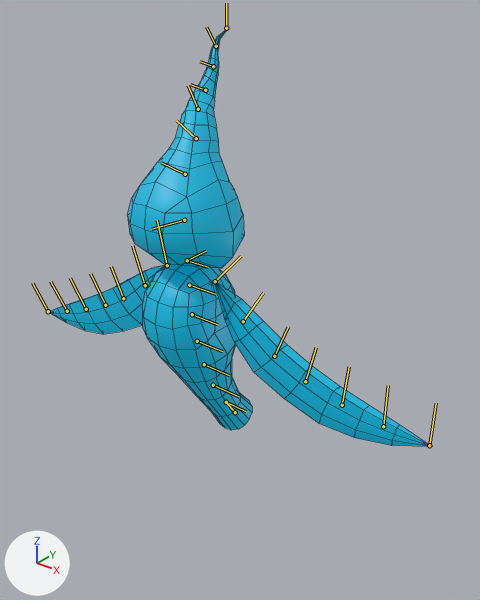
The FBX model Daydreamer_Art/Characters/wisp/exports/wisp_idle.fbx as it was, and as the next commit left it.
Camera for both pictures: a camera (50 mm lens) standing at (0.375, -0.398, 1.027) and looking at (0.023, 0.042, 0.755). Every picture has the same lights, and +X, +Y and +Z are marked at lower left. Both versions are drawn at frame 71 of the action 'wisp_idle'; the numbers are the values there. The bones that bend it are drawn over the model as lines. Mesh edges are drawn as thin lines.

In view in the first picture: 'wisp_geo'.
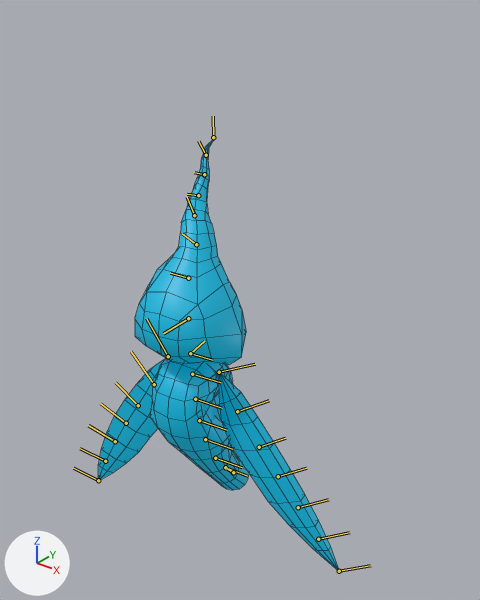
Pixel boxes (x1, y1, x2, y2) of what changed, in the pictures (480 x 600 px):
'wisp_geo', posed (37% narrower): before (48, 29, 432, 447); after (98, 138, 340, 572)
bone 'joint_root', root to tip: before (187, 260) to (206, 251); after (190, 353) to (204, 341)
bone 'botjoint2', root to tip: before (189, 285) to (215, 294); after (192, 374) to (220, 382)
bone 'botjoint6', root to tip: before (213, 385) to (238, 396); after (215, 458) to (242, 467)
bone 'botjoint7', root to tip: before (226, 402) to (246, 411); after (225, 467) to (246, 475)
bone 'armJointL', root to tip: before (215, 281) to (241, 256); after (219, 372) to (255, 364)
bone 'armJointL1', root to tip: before (243, 321) to (263, 292); after (237, 411) to (269, 400)
bone 'armJointL2', root to tip: before (274, 356) to (288, 327); after (259, 447) to (285, 438)
bone 'armJointL3', root to tip: before (305, 381) to (316, 347); after (278, 476) to (306, 468)
bone 'armJointL4', root to tip: before (342, 405) to (349, 366); after (298, 507) to (328, 499)
bone 'armJointL5', root to tip: before (383, 426) to (388, 385); after (318, 539) to (349, 532)
bone 'armjointR', root to tip: before (167, 265) to (157, 220); after (168, 356) to (146, 318)
bone 'armjointR2', root to tip: before (123, 298) to (111, 266); after (138, 405) to (115, 382)
bone 'armjointR3', root to tip: before (105, 305) to (90, 273); after (126, 423) to (100, 403)
bone 'armjointR4', root to tip: before (86, 309) to (70, 278); after (115, 441) to (88, 425)
bone 'armjointR5', root to tip: before (67, 311) to (50, 281); after (105, 461) to (80, 448)

The change, as a list of edits to the scene's bpy script:
```text
Change bone_joint_root:
    where bone_joint_root = bpy.data.objects['joints'].pose.bones['joint_root']
    bone_joint_root.location: (2.0, 0.1, 0.0) -> (-7.5, -0.2, 0.0)
    bone_joint_root.rotation_quaternion: (1.0, 0.0, 0.0, 0.0) -> (0.996, 0.084, 0.003, 0.0)  # degrees (0, 0, 0) -> degrees (10, 0, 0)
Change bone_botjoint2:
    where bone_botjoint2 = bpy.data.objects['joints'].pose.bones['botjoint2']  # child of 'botjoint1'
    bone_botjoint2.location: (0.0, 0.0, -0.2) -> (0.0, 0.0, -0.3)
    bone_botjoint2.rotation_quaternion: (0.999, 0.0, 0.039, 0.0) -> (0.999, 0.0, 0.054, 0.0)  # degrees (0, 4, 0) -> degrees (0, 6, 0)
Change bone_botjoint6:
    where bone_botjoint6 = bpy.data.objects['joints'].pose.bones['botjoint6']  # child of 'botjoint5'
    bone_botjoint6.location: (0.1, 0.0, 0.0) -> (1.0, 0.0, 0.0)
    bone_botjoint6.rotation_quaternion: (0.999, 0.0, 0.053, 0.0) -> (0.998, 0.0, 0.063, 0.0)  # degrees (0, 6, 0) -> degrees (0, 7, 0)
Change bone_botjoint7:
    where bone_botjoint7 = bpy.data.objects['joints'].pose.bones['botjoint7']  # child of 'botjoint6'
    bone_botjoint7.rotation_quaternion: (0.999, 0.0, 0.053, 0.0) -> (0.998, 0.0, 0.065, 0.0)  # degrees (0, 6, 0) -> degrees (0, 8, 0)
Change bone_armjointl:
    where bone_armjointl = bpy.data.objects['joints'].pose.bones['armJointL']  # child of 'joint_root'
    bone_armjointl.rotation_quaternion: (0.971, 0.0, 0.0, -0.239) -> (0.918, 0.0, 0.0, -0.397)  # degrees (0, 0, -28) -> degrees (0, 0, -47)
Change bone_armjointl1:
    where bone_armjointl1 = bpy.data.objects['joints'].pose.bones['armJointL1']  # child of 'armJointL'
    bone_armjointl1.rotation_quaternion: (1.0, 0.0, 0.0, 0.031) -> (1.0, 0.0, 0.0, 0.0)  # degrees (0, 0, 4) -> degrees (0, 0, 0)
Change bone_armjointl2:
    where bone_armjointl2 = bpy.data.objects['joints'].pose.bones['armJointL2']  # child of 'armJointL1'
    bone_armjointl2.rotation_quaternion: (0.999, 0.0, 0.0, 0.032) -> (0.999, 0.0, 0.0, -0.041)  # degrees (0, 0, 4) -> degrees (0, 0, -5)
Change bone_armjointl3:
    where bone_armjointl3 = bpy.data.objects['joints'].pose.bones['armJointL3']  # child of 'armJointL2'
    bone_armjointl3.rotation_quaternion: (0.999, 0.0, 0.0, 0.033) -> (0.999, 0.0, 0.0, -0.038)  # degrees (0, 0, 4) -> degrees (0, 0, -4)
Change bone_armjointl4:
    where bone_armjointl4 = bpy.data.objects['joints'].pose.bones['armJointL4']  # child of 'armJointL3'
    bone_armjointl4.rotation_quaternion: (0.999, 0.0, 0.0, 0.034) -> (1.0, 0.0, 0.0, -0.031)  # degrees (0, 0, 4) -> degrees (0, 0, -4)
Change bone_armjointl5:
    where bone_armjointl5 = bpy.data.objects['joints'].pose.bones['armJointL5']  # child of 'armJointL4'
    bone_armjointl5.rotation_quaternion: (0.999, 0.0, 0.0, 0.034) -> (1.0, 0.0, 0.0, -0.021)  # degrees (0, 0, 4) -> degrees (0, 0, -2)
Change bone_armjointr:
    where bone_armjointr = bpy.data.objects['joints'].pose.bones['armjointR']  # child of 'joint_root'
    bone_armjointr.rotation_quaternion: (0.97, 0.0, 0.0, 0.242) -> (0.913, 0.0, 0.0, 0.407)  # degrees (0, 0, 28) -> degrees (0, 0, 48)
Change bone_armjointr2:
    where bone_armjointr2 = bpy.data.objects['joints'].pose.bones['armjointR2']  # child of 'armjointR1'
    bone_armjointr2.rotation_quaternion: (1.0, 0.0, 0.0, 0.0) -> (0.998, 0.0, 0.0, 0.069)  # degrees (0, 0, 0) -> degrees (0, 0, 8)
Change bone_armjointr3:
    where bone_armjointr3 = bpy.data.objects['joints'].pose.bones['armjointR3']  # child of 'armjointR2'
    bone_armjointr3.rotation_quaternion: (1.0, 0.0, 0.0, 0.0) -> (0.998, 0.0, 0.0, 0.067)  # degrees (0, 0, 0) -> degrees (0, 0, 8)
Change bone_armjointr4:
    where bone_armjointr4 = bpy.data.objects['joints'].pose.bones['armjointR4']  # child of 'armjointR3'
    bone_armjointr4.rotation_quaternion: (1.0, 0.0, 0.0, 0.0) -> (0.998, 0.0, 0.0, 0.06)  # degrees (0, 0, 0) -> degrees (0, 0, 7)
Change bone_armjointr5:
    where bone_armjointr5 = bpy.data.objects['joints'].pose.bones['armjointR5']  # child of 'armjointR4'
    bone_armjointr5.rotation_quaternion: (1.0, 0.0, 0.0, 0.0) -> (0.999, 0.0, 0.0, 0.051)  # degrees (0, 0, 0) -> degrees (0, 0, 6)
```
